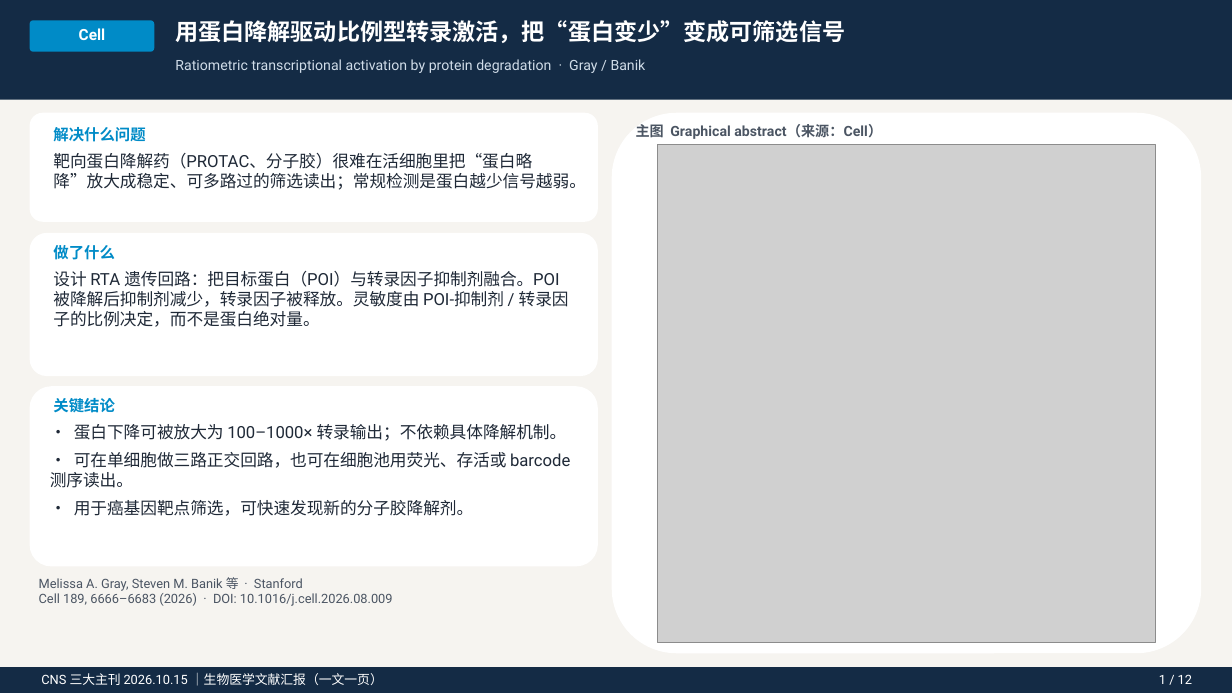
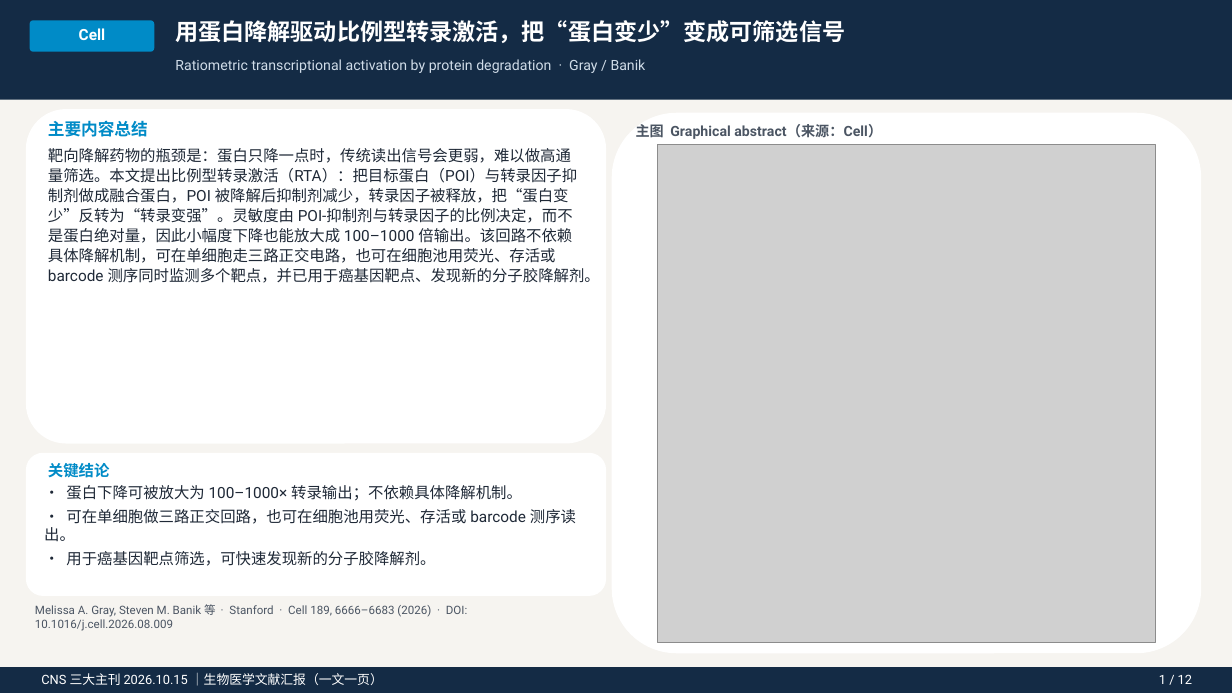
Before and after one commit to zh798858037-sys/AI, a slide deck: slide 3 of CNS_20261015_生物医学文献汇报.pptx. Drawn at 1232x693 pixels with LibreOffice and Linux fonts; fonts in the diff are those of the drawing; grey boxes stand for pictures. Boxes give left, top, right and bottom in pixels: in the first picture for what was removed or moved away, otherwise in the second. Text is boxed around its words. In the diff, an @@ line names an element or a change of style, - is before the commit and + after.

```diff
--- a/CNS_20261015_生物医学文献汇报.pptx
+++ b/CNS_20261015_生物医学文献汇报.pptx
@@ rounded rectangle: place and size @@
-rounded rectangle at bbox=[30, 233, 598, 376]
+rounded rectangle at bbox=[26, 109, 606, 444]
@@ rounded rectangle removed at bbox=[30, 113, 598, 222] @@
@@ text at bbox=[48, 148, 600, 283]: text changed; size 13 to 12 pt @@
-设计 RTA 遗传回路：把目标蛋白（POI）与转录因子抑制剂融合。POI 被降解后抑制剂减少，转录因子被释放。灵敏度由 POI-抑制剂 / 转录因子的比例决定，而不是蛋白绝对量。
+靶向降解药物的瓶颈是：蛋白只降一点时，传统读出信号会更弱，难以做高通量筛选。本文提出比例型转录激活（RTA）：把目标蛋白（POI）与转录因子抑制剂做成融合蛋白，POI 被降解后抑制剂减少，转录因子被释放，把“蛋白变少”反转为“转录变强”。灵敏度由 POI-抑制剂与转录因子的比例决定，而不是蛋白绝对量，因此小幅度下降也能放大成 100–1000 倍输出。该回路不依赖具体降解机制，可在单细胞走三路正交电路，也可在细胞池用荧光、存活或 barcode 测序同时监测多个靶点，并已用于癌基因靶点、发现新的分子胶降解剂。
@@ text added at bbox=[48, 120, 148, 137], 13 pt, text #008BC7, bold @@
+主要内容总结
@@ text removed at bbox=[53, 127, 145, 142] @@
-解决什么问题
@@ text removed at bbox=[53, 153, 586, 190] @@
-靶向蛋白降解药（PROTAC、分子胶）很难在活细胞里把“蛋白略降”放大成稳定、可多路过的筛选读出；常规检测是蛋白越少信号越弱。
@@ text removed at bbox=[53, 245, 115, 260] @@
-做了什么
@@ rounded rectangle: place and size @@
-rounded rectangle at bbox=[30, 386, 598, 567]
+rounded rectangle at bbox=[26, 453, 606, 596]
@@ text "• 蛋白下降可被放大为 100–1000× 转录输出；不依赖具体降解机制。": place and size @@
-text "• 蛋白下降可被放大为 100–1000× 转录输出；不依赖具体降解机制。" at bbox=[50, 424, 570, 516]
+text "• 蛋白下降可被放大为 100–1000× 转录输出；不依赖具体降解机制。" at bbox=[44, 485, 576, 566]
@@ text "• 蛋白下降可被放大为 100–1000× 转录输出；不依赖具体降解机制。" at bbox=[44, 485, 576, 566]: size 13 to 12 pt; less space between paragraphs @@
@@ text "关键结论": place and size @@
-text "关键结论" at bbox=[53, 398, 115, 413]
+text "关键结论" at bbox=[48, 463, 110, 478]
@@ text at bbox=[35, 604, 467, 631]: text changed; size 10 to 9 pt @@
-Melissa A. Gray, Steven M. Banik 等 · Stanford
-Cell 189, 6666–6683 (2026) · DOI: 10.1016/j.cell.2026.08.009
+Melissa A. Gray, Steven M. Banik 等 · Stanford · Cell 189, 6666–6683 (2026) · DOI: 10.1016/j.cell.2026.08.009
```
Also in this commit, not shown: 12 other slides changed, 2 other files.
